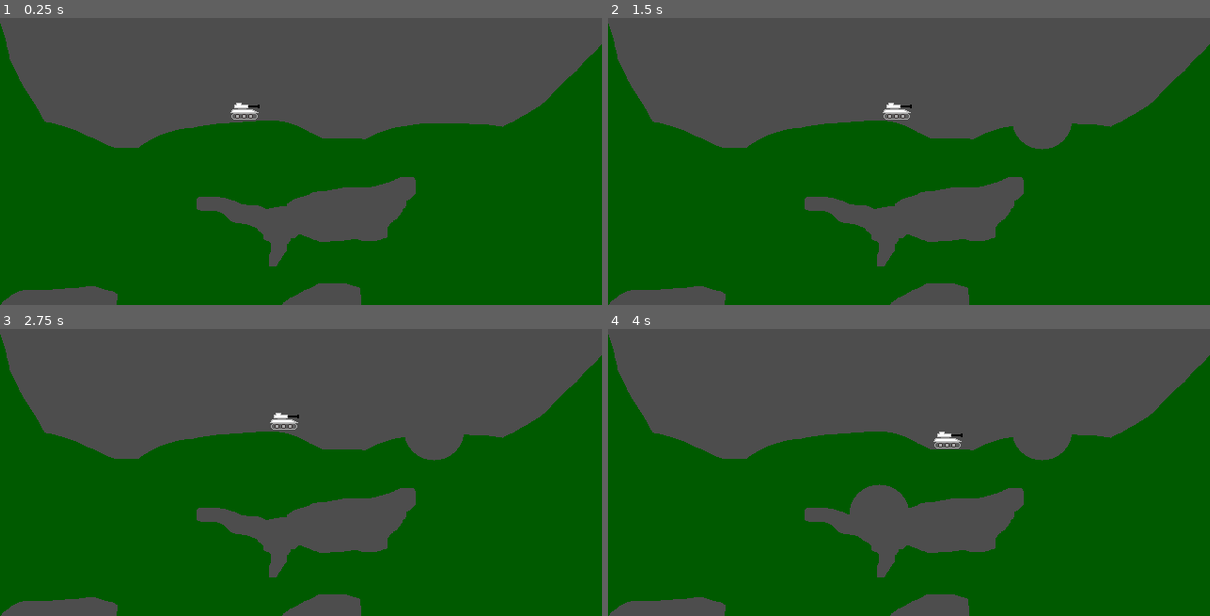
Above: before the commit, frames 1-4 (two rows, left to right).
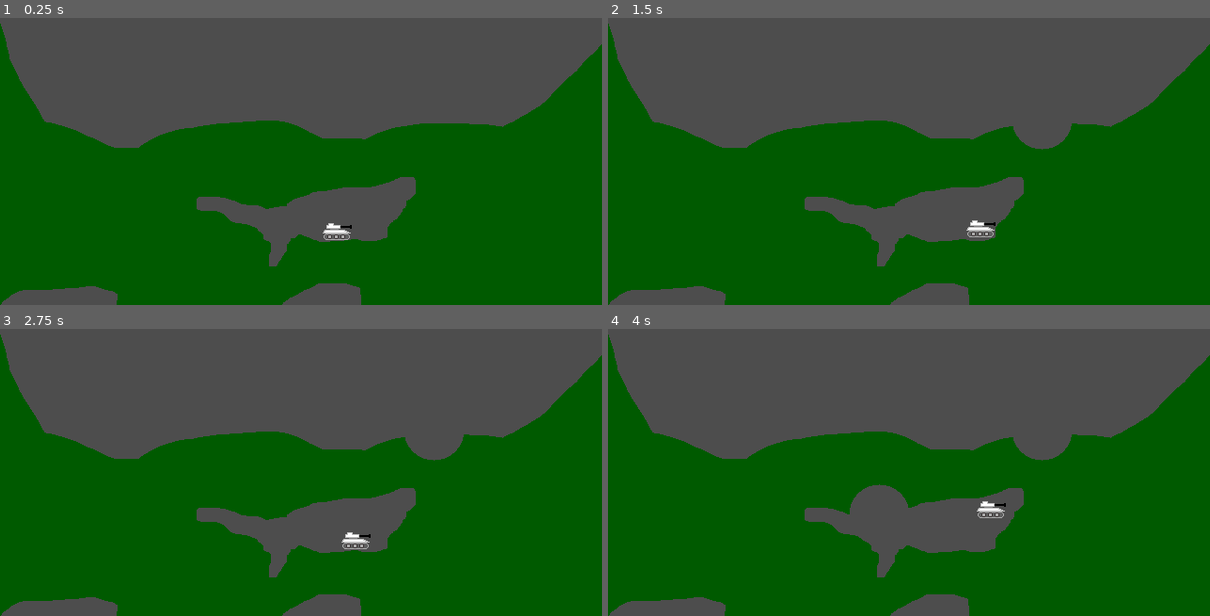
Above: after the commit, the same moments.

Repository: romaindurand/balistica
Game: Godot game, scene res://scenes/game.tscn
Two runs of this game, one before a commit and one after it. Both use one fixed random seed, a clock stepped at 60 frames per second and the inputs below.
Inputs (mouse positions are in pixels of both pictures, inside the frame that each line leads up to):
- Up to frame 1 (0.25 s): no input
- Up to frame 2 (1.5 s): tap Enter (ui_accept) at 0.5, 0.77 s; move the mouse to (1041, 118) at 0.52 s; hold Right (ui_right) from 0.53 s (still down); click (1041, 118) at 0.67 s; move the mouse to (788, 152) at 1.27 s
- Up to frame 3 (2.75 s): tap Enter (ui_accept) at 1.52 s; move the mouse to (361, 372) at 2.02 s; release Right (ui_right) at 2.03 s; hold Left (ui_left) from 2.03 s (still down)
- Up to frame 4 (4 s): move the mouse to (878, 515) at 2.77 s; release Left (ui_left) at 2.78 s; hold Right (ui_right) from 2.78 s (still down); click (878, 515) at 2.92 s; tap Enter (ui_accept) at 3.02, 3.77 s; move the mouse to (1089, 498) at 3.52 s

The runs differ from the first frame. In frame 1, 0.3% of the frame differs, in the area x 38-59%, y 29-78%; in frame 2, 0.3%; in frame 3, 0.3%; in frame 4, 0.3%.

Commit message:
add perf measurement for collision generation

Diff:
--- a/scenes/game.tscn
+++ b/scenes/game.tscn
@@ -22,4 +22,4 @@
 shape = SubResource("CapsuleShape2D_yqjtg")
 
 [node name="Player" parent="." unique_id=1824149912 instance=ExtResource("1_uwrxv")]
-position = Vector2(-54, -53)
+position = Vector2(44, 66)
--- a/scripts/map.gd
+++ b/scripts/map.gd
@@ -23,6 +23,8 @@
 
 
 func rebuild_collision_fast():
+	var start_usec := Time.get_ticks_usec()
+
 	# Nettoyage
 	for c in collision_polygons:
 		if is_instance_valid(c):
@@ -40,11 +42,14 @@
 
 	for loop in loops:
 		var col := CollisionPolygon2D.new()
-		col.build_mode = CollisionPolygon2D.BUILD_SOLIDS
+		col.build_mode = CollisionPolygon2D.BUILD_SEGMENTS
 		col.position = origin
 		col.polygon = loop
 		collisions_root.add_child(col)
 		collision_polygons.append(col)
+
+	var elapsed_ms := (Time.get_ticks_usec() - start_usec) / 1000.0
+	print("[MapCollision] rebuild=%.3f ms loops=%d polygons=%d" % [elapsed_ms, loops.size(), collision_polygons.size()])
 
 
 func is_solid(x: int, y: int) -> bool:
